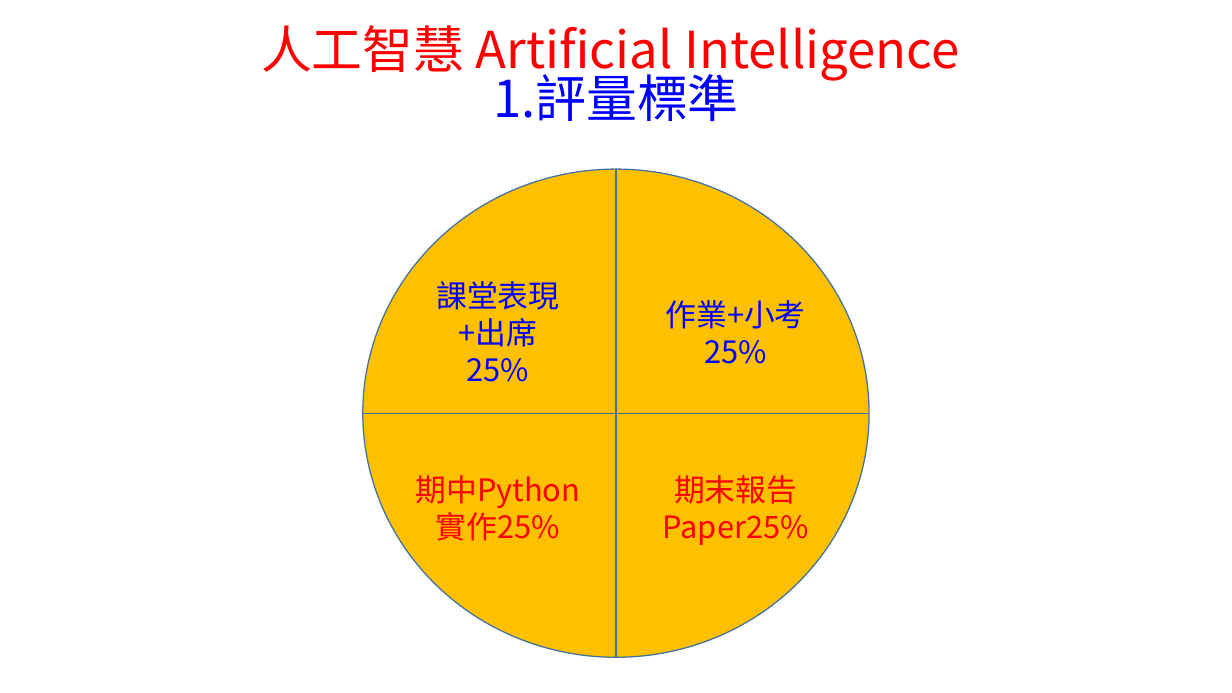
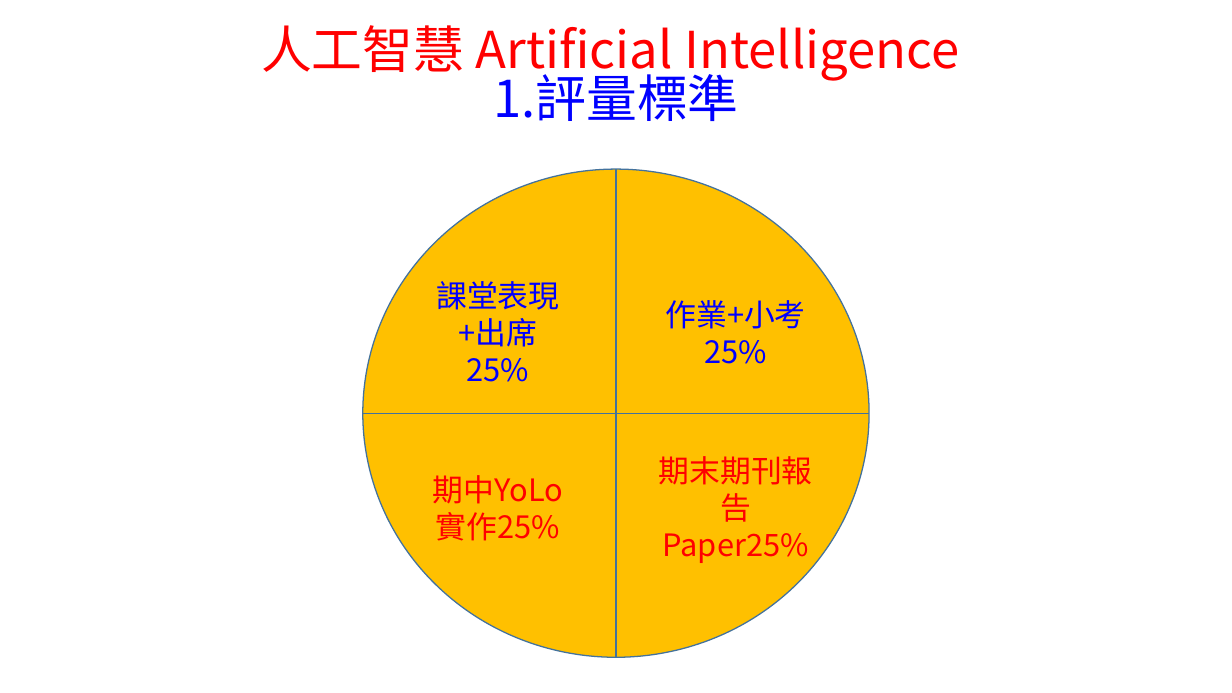
Before and after one commit to chih-chengwu/Artificial-Intelligence-MD, a slide deck: slide 2 of 第一週_AI.課堂規定及評量標準.pptx. Drawn at 1232x693 pixels with LibreOffice and Linux fonts; fonts in the diff are those of the drawing. Boxes give left, top, right and bottom in pixels: in the first picture for what was removed or moved away, otherwise in the second. Text is boxed around its words. In the diff, an @@ line names an element or a change of style, - is before the commit and + after.

```diff
--- a/第一週_AI.課堂規定及評量標準.pptx
+++ b/第一週_AI.課堂規定及評量標準.pptx
@@ text in pill shape at box(433, 475, 563, 541): text changed @@
-期中Python實作25%
+期中YoLo
+實作25%
@@ text in pill shape at box(659, 456, 813, 563): text changed @@
-期末報告Paper25%
+期末期刊報告Paper25%
```
Also in this commit, not shown: 1 other slide changed, 2 other files.
